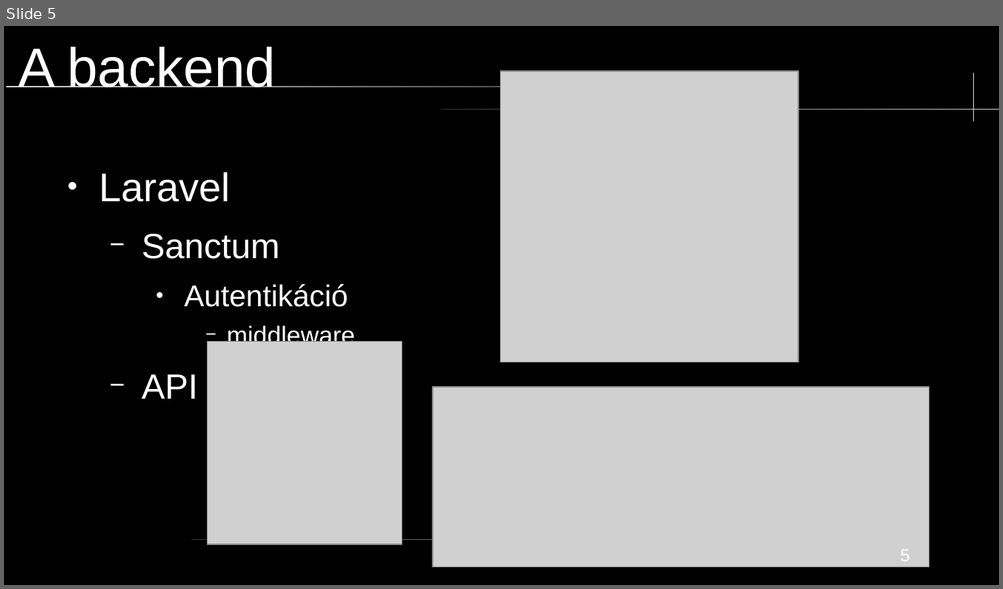
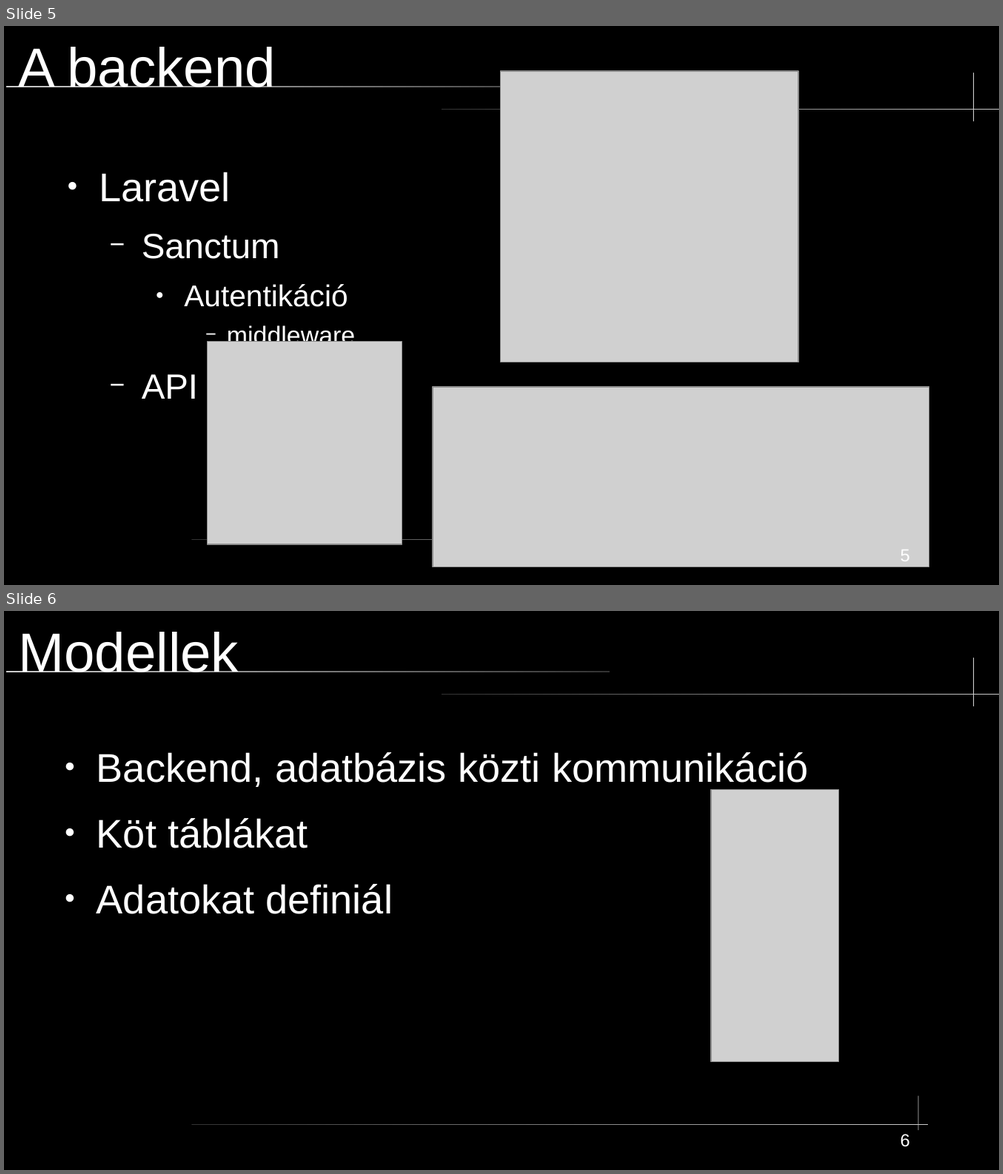
Before and after one commit to mikobalint-szbi/PawnHub, a slide deck: [Developer]/PPT/technikai prezentáció.odp. Shown one above the other, each under a label of ours: slide 5 before the commit, slides 5 and 6 after it. The pictures are 1003x589 and 1003x1174 pixels, drawn with LibreOffice and Linux fonts; fonts in the diff are those of the drawing; grey boxes stand for pictures. Boxes give left, top, right and bottom in pixels: in the first picture for what was removed or moved away, otherwise in the second. Text is boxed around its words. In the diff, an @@ line names an element or a change of style, - is before the commit and + after.

```diff
--- a/[Developer]/PPT/technikai prezentáció.odp
+++ b/[Developer]/PPT/technikai prezentáció.odp
@@ slide 6 added at [4,611,999,1170], background #000000; not listed: 4 template elements that a slide beside it also shows @@
@@ title added at [18,632,239,672], 44 pt, text #FFFFFF @@
+Modellek
@@ text added at [96,752,808,914], 32 pt, text #FFFFFF @@
+● Backend, adatbázis közti kommunikáció
+● Köt táblákat
+● Adatokat definiál
@@ picture added at [711,789,839,1062] @@
@@ freeform shape added at [918,1096,919,1130], fill #CCCCCC @@
@@ page number added at [900,1134,910,1147], 14 pt, text #FFFFFF @@
+6
```
Also in this commit, not shown: 5 other slides added, 2 slides removed, 2 other files.
